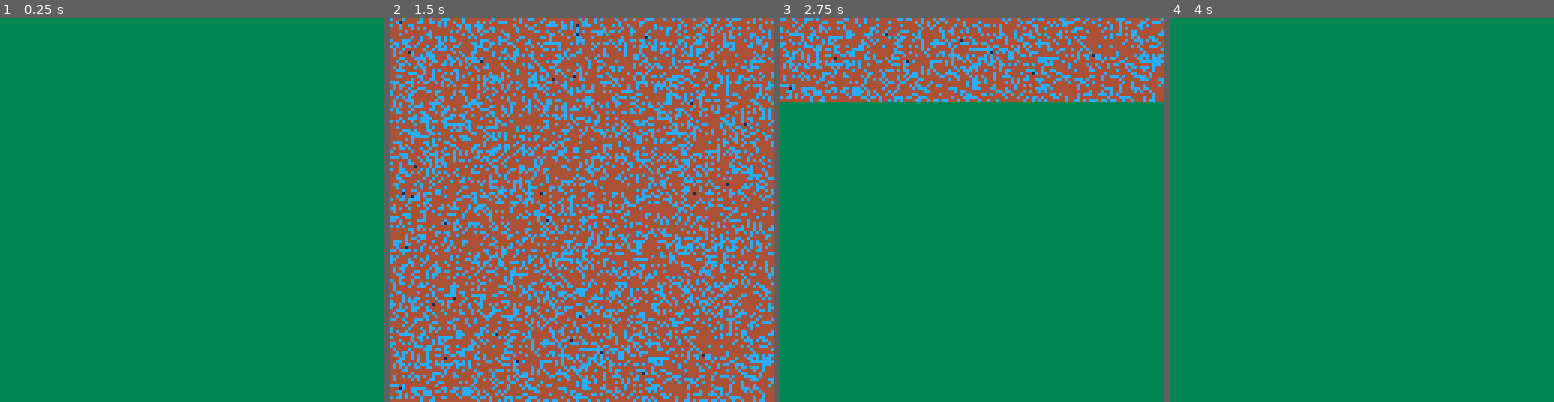
Above: before the commit, frames 1-4 (left to right).
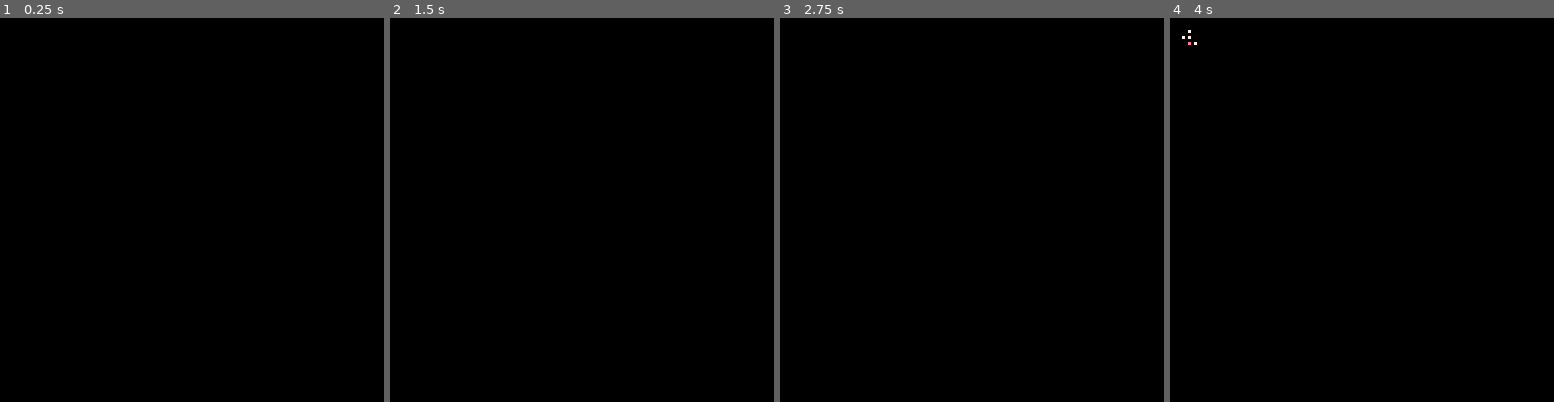
Above: after the commit, the same moments.

Repository: theRenard/PICO-8-autotiles
Game: PICO-8 cartridge autotiles.p8
Two runs of this game, one before a commit and one after it. Both use one fixed random seed, a clock stepped at 60 frames per second and the inputs below.
Inputs:
- Up to frame 1 (0.25 s): no input
- Up to frame 2 (1.5 s): no input
- Up to frame 3 (2.75 s): hold Left 1.97-2.37 s; hold Down from 2.42 s (still down)
- Up to frame 4 (4 s): release Down at 2.82 s; hold Right 2.87-3.53 s; hold Up from 3.58 s (still down)

The runs differ from the first frame. In frame 1, 100% of the frame differs, in the area x 0-100%, y 0-100%; in frame 2, 100%; in frame 3, 100%; in frame 4, 100%.

Commit message:
Refactor rules and autotiles; streamline tile management and enhance functionality

Diff:
--- a/lua/autotiles.lua
+++ b/lua/autotiles.lua
@@ -1,29 +1,12 @@
-cls(3)
+cls()
 
 -- Constants
-local drawStep = false
 local dungeonWidth = 128
 local dungeonHeight = 128
 
 -- Tiles
-local emptyTile = nil
-local rockTile = 4
-local wallTile = 5
-local floorTile = 7
-local openDoorTile = 12
-local closedDoorTile = 8
-local exitTile = 9
-
-local dungeon = create2DArr(dungeonWidth, dungeonHeight, rockTile)
-local ruledDungeon = create2DArr(dungeonWidth, dungeonHeight, rockTile)
-
-function addRandomPoints()
-    for i = 1, 50 do
-        local x = intRnd(dungeonWidth) + 1
-        local y = intRnd(dungeonHeight) + 1
-        dungeon[x][y] = floorTile
-    end
-end
+local dungeon = create2DArr(dungeonWidth, dungeonHeight, 0)
+local ruledDungeon = create2DArr(dungeonWidth, dungeonHeight, 0)
 
 function setTiles()
     forEachArr2D(
@@ -38,28 +21,38 @@
 end
 
 function setTileAt(x, y)
-    for _, rule in pairs(rules) do
-        if rule.active then
-            local match = true
-            for i = 1, #directions[rule.size] do
-                local pos = directions[rule.size][i]
+    for rule in all(rules) do
+        local active = rule.active or true
+        if active then
+            local match = false
+            local size = #rule.pattern == 1 and 1 or 3
+            for i = 1, #directions[size] do
+                local pos = directions[size][i]
                 local dx = pos[1]
                 local dy = pos[2]
+                local tile = rule.pattern[i]
                 if isInBounds(x + dx, y + dy) then
-                    local tile = rule.pattern[i]
-                    if tile == 'all' then
+                    -- if the tile is 'all' then it will match any tile
+                    -- if the tile is a number then it will match that specific tile
+                    -- if the tile is a negative number then it will match any tile except that specific tile
+                    if tile == 'all' or (tile > 0 and dungeon[x + dx][y + dy] == tile) or (tile < 0 and dungeon[x + dx][y + dy] != -tile) then
                         match = true
-                    elseif dungeon[x + dx][y + dy] != tile then
+                    else
                         match = false
                         break
                     end
-                else
-                    match = false
-                    break
+                else -- if the tile is out of bounds then it will match only if the tile is 'all'
+                    if tile == 'all' then
+                        match = true
+                    else
+                        match = false
+                        break
+                    end
                 end
             end
             if match then
-                if rnd() < rule.chance then
+                local chance = rule.chance or 1
+                if rnd() < chance then
                     local sprite = getRandomItem(rule.sprites)
                     ruledDungeon[x][y] = sprite
                 end
@@ -68,19 +61,57 @@
     end
 end
 
-function drawDungeon()
+function readPixelMap(startX, startY, endX, endY)
+    -- read pixels from sprite sheet
+    -- from y=64 to 81 and from x=0 to 32
+    for x = startX, endX do
+        for y = startY, endY do
+            local color = sget(x, y)
+            dungeon[x - startX + 1][y - startY + 1] = color
+        end
+    end
+end
+
+function drawMiniMap(dx, dy)
+    forEachArr2D(
+        dungeon, function(x, y)
+            local color = dungeon[x][y]
+            if color != nil and color != 0 then
+                pset(x - 1 + dx, y - 1 + dy, dungeon[x][y])
+            end
+        end
+    )
+end
+
+function getSprite(sprite)
+    -- sprite is a number that can have 'h' or 'v' in front of it
+    -- to indicate that it is a horizontally or vertically flipped sprite
+    local flip = ''
+    if sub(sprite, 1, 1) == 'h' then
+        flip = 'h'
+        sprite = sub(sprite, 2)
+    elseif sub(sprite, 1, 1) == 'v' then
+        flip = 'v'
+        sprite = sub(sprite, 2)
+    end
+    return sprite, flip
+
+end
+
+function createMap()
     forEachArr2D(
         ruledDungeon, function(x, y)
             if ruledDungeon[x][y] != nil then
-                pset(x - 1, y - 1, ruledDungeon[x][y])
+                mset(x - 1, y - 1, ruledDungeon[x][y])
             end
         end
     )
 end
 
 _init = function()
-    addRandomPoints()
+    readPixelMap(64, 0, 128, 32)
     setTiles()
+    createMap()
 end
 
 -- the coordinates of the upper left corner of the camera
@@ -97,14 +128,15 @@
 end
 
 function _draw()
-    cls(3)
+    cls()
     -- set the camera to the current location
     camera(cam_x, cam_y)
 
     -- draw the entire map at (0, 0), allowing
     -- the camera and clipping region to decide
     -- what is shown
-    drawDungeon()
+    map(0, 0, 0, 0, 64, 64)
+    drawMiniMap(cam_x, cam_y)
 
     -- reset the camera then print the camera
     -- coordinates on screen
--- a/lua/rules.lua
+++ b/lua/rules.lua
@@ -1,11 +1,10 @@
-local e = nil
-local r = 4
+local e = 0
+local f = 2
 local w = 5
-local f = 7
+local r = 1
 local o = 12
 local c = 8
 local e = 9
-local n = nil
 local a = 'all'
 
 -- do this programmatically
@@ -13,37 +12,112 @@
 directions[1] = { { 0, 0 } }
 directions[3] = { { -1, -1 }, { 0, -1 }, { 1, -1 }, { -1, 0 }, { 0, 0 }, { 1, 0 }, { -1, 1 }, { 0, 1 }, { 1, 1 } }
 
+rule = {
+  active = true,
+  chance = 1,
+  sprites = { n },
+  pattern = { a, w, a, a, -w, a, a, a, a },
+}
+
 rules = {
-  floor = {
-    highlight = true,
-    active = true,
-    chance = 0.3,
-    sprites = { 12 },
-    size = 1,
+  -- plants
+  {
+    chance = 0.5,
+    sprites = { 17, 19 },
     pattern = {
-      a,
-    }
-  },
-  plants = {
-    highlight = true,
-    active = true,
-    chance = 1,
-    sprites = { 1 },
-    size = 3,
-    pattern = {
-      a, f, a,
-      a, a, a,
+      a, w, a,
+      a, -w, a,
       a, a, a
     }
   },
-  -- walls = {
-  --   highlight = true,
-  --   active = true,
-  --   chance = 1,
-  --   sprites = { 1 },
-  --   size = 1,
-  --   pattern = {
-  --     w
-  --   }
-  -- }
+  -- rocks
+  {
+    chance = 0.3,
+    sprites = { 37 },
+    pattern = {
+      a, a, a,
+      a, -w, a,
+      a, w, a
+    }
+  },
+  -- inner
+  {
+    sprites = { 2, 3, 4, 5, 6, 7 },
+    pattern = {
+      w
+    }
+  },
+  -- top
+  {
+    sprites = { 21 },
+    pattern = {
+      a, -w, a,
+      a, w, a,
+      a, a, a
+    }
+  },
+  -- bottom
+  {
+    sprites = { 53 },
+    pattern = {
+      a, a, a,
+      a, w, a,
+      a, -w, a
+    }
+  },
+  -- left side
+  {
+    sprites = { 36 },
+    pattern = {
+      a, a, a,
+      -w, w, a,
+      a, a, a
+    }
+  },
+  -- right side
+  {
+    sprites = { 39 },
+    pattern = {
+      a, a, a,
+      a, w, -w,
+      a, a, a
+    }
+  },
+  -- top left corner
+  {
+    sprites = { 20 },
+    pattern = {
+      a, -w, a,
+      -w, w, a,
+      a, a, a
+    }
+  },
+  -- top right corner
+  {
+    sprites = { 23 },
+    pattern = {
+      a, -w, a,
+      a, w, -w,
+      a, a, a
+    }
+  },
+  -- bottom left corner
+  {
+    sprites = { 52 },
+    pattern = {
+      a, a, a,
+      -w, w, a,
+      a, -w, a
+    }
+  },
+  -- bottom right corner
+  {
+    sprites = { 55 },
+    pattern = {
+      a, a, a,
+      a, w, -w,
+      a, -w, a
+    }
+  },
+
 }
Not shown, changed: 128 lines of the sprite sheet (__gfx__) section of autotiles.p8
